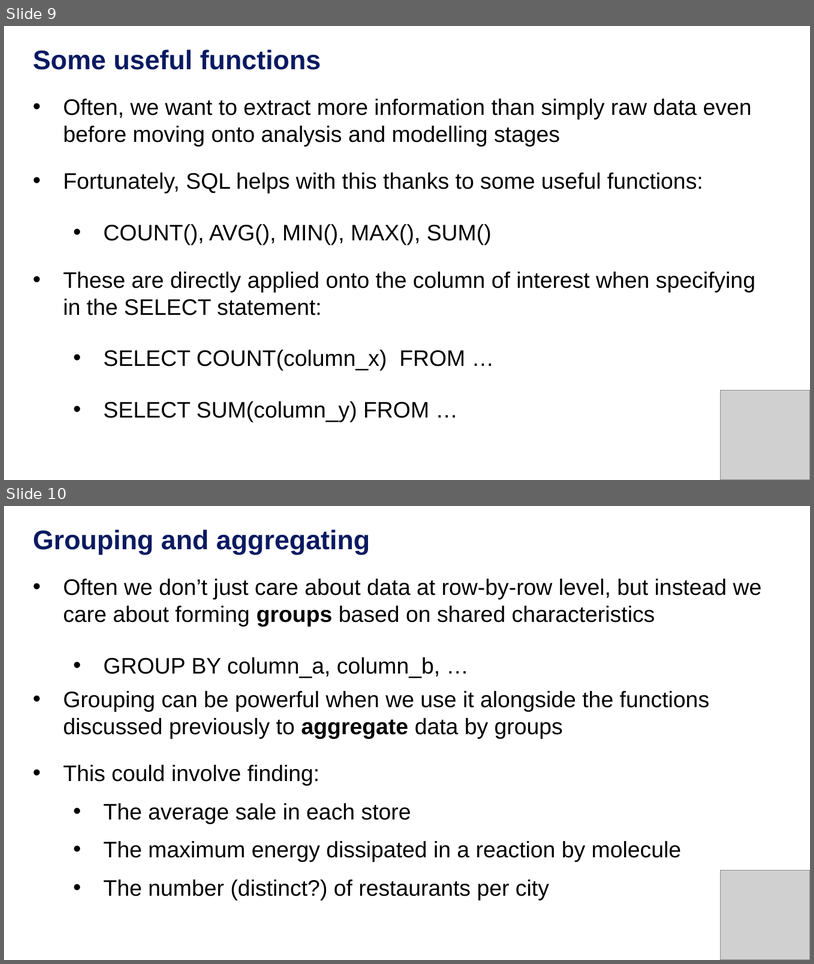
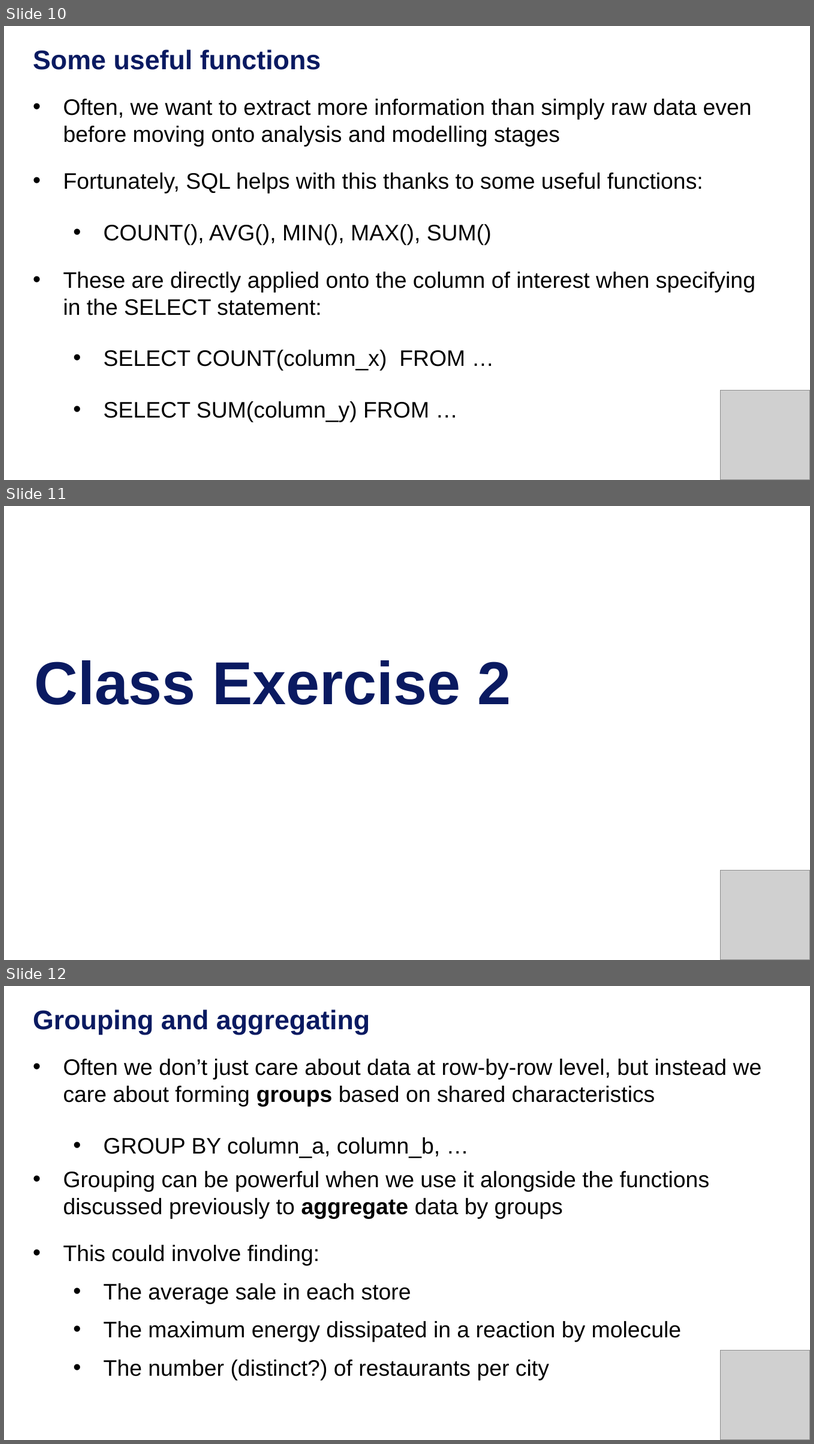
Before and after one commit to warwickdatasciencesociety/deep-dive-into-sql, a slide deck: session-two/session-two-presentation.pptx. Shown one above the other, each under a label of ours: slides 9 and 10 before the commit, slides 10, 11 and 12 after it. The pictures are 814x964 and 814x1444 pixels, drawn with LibreOffice and Linux fonts; fonts in the diff are those of the drawing; grey boxes stand for pictures. Boxes give left, top, right and bottom in pixels: in the first picture for what was removed or moved away, otherwise in the second. Text is boxed around its words. In the diff, an @@ line names an element or a change of style, - is before the commit and + after.

```diff
--- a/session-two/session-two-presentation.pptx
+++ b/session-two/session-two-presentation.pptx
@@ slide 11 added at (x1=4, y1=506, x2=810, y2=960), background #FFFFFF @@
@@ title added at (x1=34, y1=660, x2=512, y2=705), 54 pt, text #0A1A61, bold @@
+Class Exercise 2
@@ picture added at (x1=721, y1=870, x2=810, y2=959) @@
@@ what was slide 9 is now slide 10 @@
@@ what was slide 10 is now slide 12 @@
```
Also in this commit, not shown: 2 other slides added.
